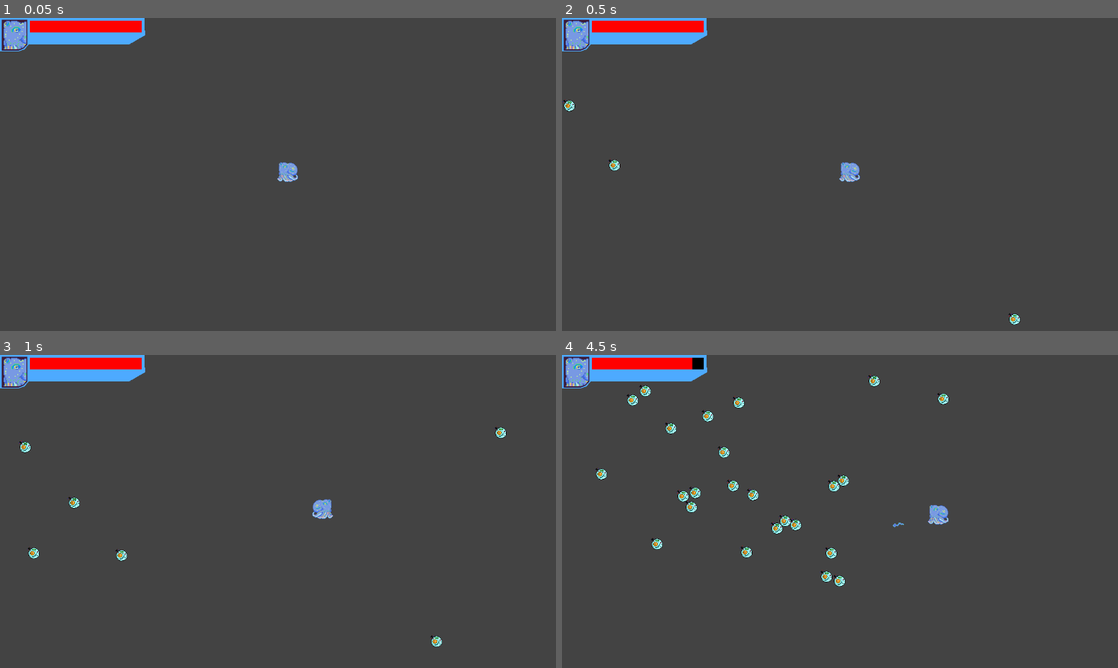
Above: before the commit, frames 1-4 (two rows, left to right).
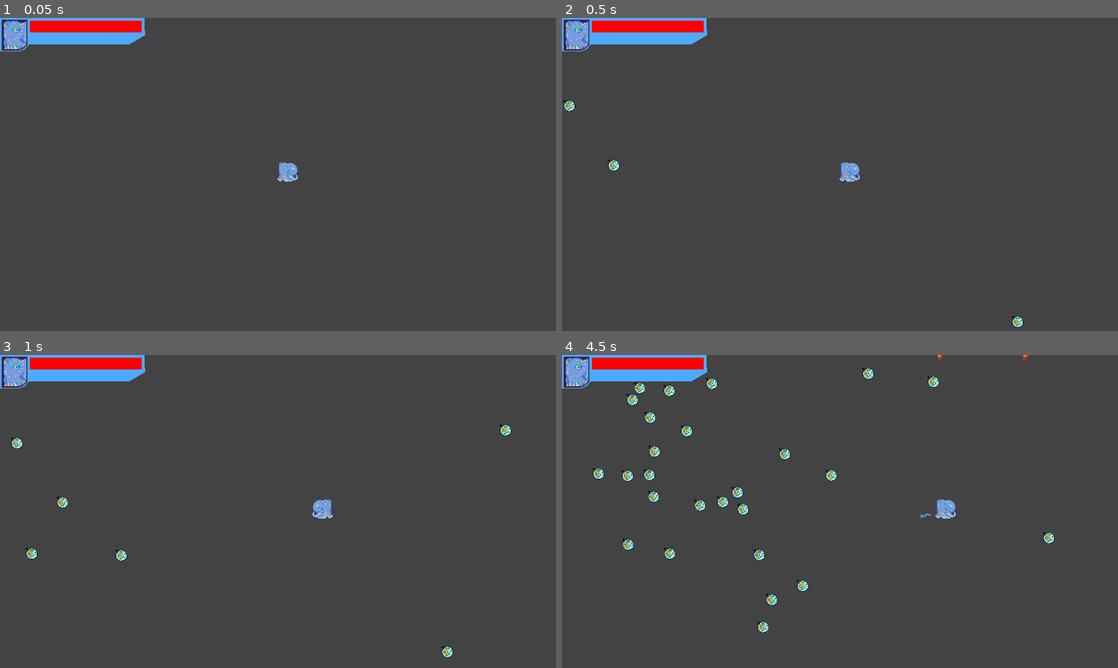
Above: after the commit, the same moments.

Repository: Igonorant/perfect-form
Game: Godot game, scene res://arenas/arena.tscn
Two runs of this game, one before a commit and one after it. Both use one fixed random seed, a clock stepped at 60 frames per second and the inputs below.
Inputs:
- Up to frame 1 (0.05 s): no input
- Up to frame 2 (0.5 s): no input
- Up to frame 3 (1 s): hold Right (move_right) from 0.53 s (still down); tap E (atk_e) at 0.6 s
- Up to frame 4 (4.5 s): release Right (move_right) at 1.28 s; hold Down (move_down) 1.28-2.03 s; tap one key every 0.75 s from 1.35 s: Q (atk_q) R (atk_r) W (atk_w) E (atk_e) Q (atk_q); hold Right (move_right) 2.03-2.78 s; hold Up (move_up) 2.78-3.53 s; hold Left (move_left) from 3.53 s (still down)

Frame 1 is identical in both runs. In frame 2, 0.1% of the frame differs, in the area x 8-83%, y 44-99%; in frame 3, 0.5%; in frame 4, 3.2%, in the area x 5-89%, y 0-89%.

Commit message:
Revert "Update velocity component to have its own resource"
This reverts commit cb794083ac7627aa9caa9871a4573a67e7ccb55e.

Diff:
--- a/characters/enemy.tscn
+++ b/characters/enemy.tscn
@@ -1,21 +1,12 @@
-[gd_scene load_steps=9 format=3 uid="uid://dpg3ryjkfw4dx"]
+[gd_scene load_steps=7 format=3 uid="uid://dpg3ryjkfw4dx"]
 
 [ext_resource type="Script" uid="uid://bwscga8f2qkix" path="res://characters/enemy.gd" id="1_1ohc2"]
 [ext_resource type="Texture2D" uid="uid://ta6vh22jk3wy" path="res://assets/placeholder_enemy.png" id="2_1ohc2"]
 [ext_resource type="PackedScene" uid="uid://dahnogck2kxfx" path="res://components/velocity/velocity_component.tscn" id="2_nhupr"]
 [ext_resource type="PackedScene" uid="uid://c2xqegxfit86j" path="res://components/hurt_box/hurt_box_component.tscn" id="4_ggbst"]
-[ext_resource type="Script" uid="uid://lbar7pylkoib" path="res://components/velocity/velocity_resource.gd" id="4_toq4n"]
 
 [sub_resource type="CircleShape2D" id="CircleShape2D_nhupr"]
 radius = 12.1655
-
-[sub_resource type="Resource" id="Resource_u8tuc"]
-script = ExtResource("4_toq4n")
-max_speed = 100.0
-acceleration = 500.0
-dynamic_friction = 0.0
-static_friction = 0.0
-metadata/_custom_type_script = "uid://lbar7pylkoib"
 
 [sub_resource type="CircleShape2D" id="CircleShape2D_toq4n"]
 radius = 13.1529
@@ -32,7 +23,10 @@
 shape = SubResource("CircleShape2D_nhupr")
 
 [node name="VelocityComponent" parent="." instance=ExtResource("2_nhupr")]
-rsrc = SubResource("Resource_u8tuc")
+velocity_limit = 50.0
+acceleration = 500.0
+dynamic_friction = 2.0
+static_friction = 100.0
 
 [node name="HurtBoxComponent" parent="." instance=ExtResource("4_ggbst")]
 damage = 10.0
--- a/characters/player.tscn
+++ b/characters/player.tscn
@@ -1,9 +1,8 @@
-[gd_scene load_steps=9 format=3 uid="uid://cqtr5u7m31ils"]
+[gd_scene load_steps=8 format=3 uid="uid://cqtr5u7m31ils"]
 
 [ext_resource type="Script" uid="uid://cwclpfp5ha3gj" path="res://characters/player.gd" id="1_onrkg"]
 [ext_resource type="Texture2D" uid="uid://b1rle3pptumof" path="res://assets/spritetopus.png" id="2_i3pqv"]
 [ext_resource type="PackedScene" uid="uid://dahnogck2kxfx" path="res://components/velocity/velocity_component.tscn" id="3_i3pqv"]
-[ext_resource type="Resource" uid="uid://coyvt6naj6q7g" path="res://components/velocity/instances/player.tres" id="4_h1q25"]
 [ext_resource type="PackedScene" uid="uid://b6o5k202plrx7" path="res://components/health/health_component.tscn" id="4_x0jl3"]
 [ext_resource type="PackedScene" uid="uid://cvl0gxgska63" path="res://components/blinking/blinking_component.tscn" id="5_evndh"]
 
@@ -26,7 +25,6 @@
 shape = SubResource("CircleShape2D_hqtel")
 
 [node name="VelocityComponent" parent="." instance=ExtResource("3_i3pqv")]
-rsrc = ExtResource("4_h1q25")
 
 [node name="HealthComponent" parent="." instance=ExtResource("4_x0jl3")]
 
--- a/components/velocity/instances/player.tres
+++ /dev/null
@@ -1,13 +0,0 @@
-[gd_resource type="Resource" script_class="VelocityResource" load_steps=2 format=3 uid="uid://coyvt6naj6q7g"]
-
-[ext_resource type="Script" uid="uid://lbar7pylkoib" path="res://components/velocity/velocity_resource.gd" id="1_taajl"]
-
-[resource]
-script = ExtResource("1_taajl")
-max_speed = 300.0
-acceleration = 1500.0
-dynamic_friction = 3.0
-static_friction = 300.0
-velocity = Vector2(0, 0)
-direction = Vector2(0, 0)
-metadata/_custom_type_script = "uid://lbar7pylkoib"
--- a/components/velocity/instances/projectile.tres
+++ /dev/null
@@ -1,13 +0,0 @@
-[gd_resource type="Resource" script_class="VelocityResource" load_steps=2 format=3 uid="uid://ino1ifpsr74f"]
-
-[ext_resource type="Script" uid="uid://lbar7pylkoib" path="res://components/velocity/velocity_resource.gd" id="1_oxi2o"]
-
-[resource]
-script = ExtResource("1_oxi2o")
-max_speed = 1000.0
-acceleration = 100000.0
-dynamic_friction = 0.0
-static_friction = 0.0
-velocity = Vector2(0, 0)
-direction = Vector2(0, 0)
-metadata/_custom_type_script = "uid://lbar7pylkoib"
--- a/components/velocity/velocity_component.gd
+++ b/components/velocity/velocity_component.gd
@@ -2,44 +2,48 @@
 class_name VelocityComponent
 extends Node
 
-@export var rsrc: VelocityResource
+@export var velocity_limit: float = 300.0 # maximum velocity in pixels/sec
+@export var acceleration: float = 1500.0 # pixels/sec^2
+@export var dynamic_friction: float = 3.0 # deceleration in %/sec (1 means 100%/s)
+@export var static_friction: float = 300.0 # deceleration in pixels/sec^2
 
-## Current velocity vector in pixels/sec
-var _velocity: Vector2 = Vector2.ZERO
-## Current direction vector in pixels/sec
-var _direction: Vector2 = Vector2.ZERO
+var m_velocity: Vector2
+var m_direction: Vector2
+
+
+func _ready() -> void:
+    m_direction = Vector2.ZERO
+
 
 func _process(delta: float) -> void:
     # Apply friction to both components
-    _velocity.x = _add_friction(_velocity.x, delta)
-    _velocity.y = _add_friction(_velocity.y, delta)
+    m_velocity = Vector2(_add_friction(m_velocity.x, delta), _add_friction(m_velocity.y, delta))
 
     # Accelerate if there is a direction input
-    if !_direction.is_zero_approx():
-        _velocity += _direction.normalized() * (rsrc.acceleration * delta)
+    if !m_direction.is_zero_approx():
+        m_velocity += m_direction.normalized() * (acceleration * delta)
 
     # Clamp velocity within limits
-    _velocity = _velocity.limit_length(rsrc.max_speed)
+    m_velocity = m_velocity.limit_length(velocity_limit)
 
 
 func _add_friction(velocity_axis: float, delta: float) -> float:
-    var velocity_decrement: float = rsrc.static_friction * delta
+    var velocity_decrement: float = static_friction * delta
 
     # Avoids oscilations in velocity when deceleration would invert velocity sign
     if abs(velocity_axis) < velocity_decrement:
         return 0.0
 
     # Apply dynamic and static friction
-    velocity_axis *= (1.0 - rsrc.dynamic_friction * delta)
+    velocity_axis *= (1.0 - dynamic_friction * delta)
     velocity_axis -= sign(velocity_axis) * velocity_decrement
 
     return velocity_axis
 
 
-func set_direction(direction: Vector2) -> void: _direction = direction
+func set_direction(direction: Vector2) -> void:
+    m_direction = direction
 
-func get_direction() -> Vector2: return _direction
 
-func set_velocity(velocity: Vector2) -> void: _velocity = velocity
-
-func get_velocity() -> Vector2: return _velocity
+func get_velocity() -> Vector2:
+    return m_velocity
--- a/components/velocity/velocity_resource.gd
+++ /dev/null
@@ -1,12 +0,0 @@
-@icon("res://assets/icons/boots.png")
-class_name VelocityResource
-extends Resource
-
-## Maximum speed in pixels/sec
-@export var max_speed: float = 300.0
-## Acceleration in pixels/sec^2
-@export var acceleration: float = 1500.0
-## Deceleration in %/sec (1 means 100%/s)
-@export var dynamic_friction: float = 3.0
-## Deceleration in pixels/sec^2
-@export var static_friction: float = 300.0
--- a/components/velocity/velocity_resource.tres
+++ /dev/null
@@ -1,7 +0,0 @@
-[gd_resource type="Resource" script_class="VelocityResource" load_steps=2 format=3 uid="uid://bjnwwcpjr4p2s"]
-
-[ext_resource type="Script" uid="uid://lbar7pylkoib" path="res://components/velocity/velocity_resource.gd" id="1_1tdhp"]
-
-[resource]
-script = ExtResource("1_1tdhp")
-metadata/_custom_type_script = "uid://lbar7pylkoib"
--- a/test_stuff/projectile.gd
+++ b/test_stuff/projectile.gd
@@ -17,7 +17,8 @@
     position = m_spawn_position
     rotation = m_spawn_direction.angle()
     c_velocity.set_direction(m_spawn_direction)
-    c_velocity.set_velocity(m_spawn_direction.normalized() * speed)
+    c_velocity.velocity_limit = speed
+    c_velocity.m_velocity = m_spawn_direction.normalized() * speed
     m_effect = get_node_or_null("ShakingLightningEffect")
     if (m_effect):
         m_effect.rotation = randf_range(0.0, TAU)
--- a/test_stuff/projectile.tscn
+++ b/test_stuff/projectile.tscn
@@ -1,11 +1,10 @@
-[gd_scene load_steps=10 format=3 uid="uid://ctbnto7f4ovr7"]
+[gd_scene load_steps=9 format=3 uid="uid://ctbnto7f4ovr7"]
 
 [ext_resource type="Script" uid="uid://q5868nlellyn" path="res://test_stuff/projectile.gd" id="1_dgwo2"]
 [ext_resource type="Texture2D" uid="uid://jm4emo7kt814" path="res://assets/poderzin.png" id="1_qxf0c"]
 [ext_resource type="PackedScene" uid="uid://8vfq3sh7p24k" path="res://effects/shaking_lightning_effect.tscn" id="2_7c74f"]
 [ext_resource type="Script" uid="uid://djmqb2cpcmfek" path="res://components/velocity/velocity_component.gd" id="2_dgwo2"]
 [ext_resource type="PackedScene" uid="uid://c2xqegxfit86j" path="res://components/hurt_box/hurt_box_component.tscn" id="4_4mxer"]
-[ext_resource type="Resource" uid="uid://ino1ifpsr74f" path="res://components/velocity/instances/projectile.tres" id="4_hlvr6"]
 
 [sub_resource type="CircleShape2D" id="CircleShape2D_sxmqc"]
 radius = 11.0114
@@ -28,7 +27,7 @@
 
 [node name="VelocityComponent" type="Node" parent="."]
 script = ExtResource("2_dgwo2")
-rsrc = ExtResource("4_hlvr6")
+acceleration = 0.0
 metadata/_custom_type_script = "uid://djmqb2cpcmfek"
 
 [node name="Life" type="Timer" parent="."]
--- a/test_stuff/projectile_burst.tscn
+++ b/test_stuff/projectile_burst.tscn
@@ -1,7 +1,6 @@
-[gd_scene load_steps=32 format=3 uid="uid://dq72r18ypbkjh"]
+[gd_scene load_steps=31 format=3 uid="uid://dq72r18ypbkjh"]
 
 [ext_resource type="Script" uid="uid://ni1m0he31yf1" path="res://test_stuff/projectile_burst.gd" id="1_8vnhb"]
-[ext_resource type="Resource" uid="uid://ino1ifpsr74f" path="res://components/velocity/instances/projectile.tres" id="3_i86pm"]
 [ext_resource type="Script" uid="uid://djmqb2cpcmfek" path="res://components/velocity/velocity_component.gd" id="3_xl8h3"]
 [ext_resource type="PackedScene" uid="uid://c2xqegxfit86j" path="res://components/hurt_box/hurt_box_component.tscn" id="4_fse1d"]
 [ext_resource type="Texture2D" uid="uid://cpfy3yyct3kio" path="res://assets/fireburst-Sheet.png" id="4_l80lp"]
@@ -207,7 +206,7 @@
 
 [node name="VelocityComponent" type="Node" parent="."]
 script = ExtResource("3_xl8h3")
-rsrc = ExtResource("3_i86pm")
+acceleration = 30000.0
 metadata/_custom_type_script = "uid://djmqb2cpcmfek"
 
 [node name="Life" type="Timer" parent="."]
--- a/test_stuff/projectile_zap.gd
+++ b/test_stuff/projectile_zap.gd
@@ -5,7 +5,7 @@
 
 
 func _on_change_direction_timer_timeout() -> void:
-    var new_dir = c_velocity.get_direction() + Vector2(randf_range(max_variation, -max_variation), randf_range(max_variation, -max_variation))
+    var new_dir = c_velocity.m_direction + Vector2(randf_range(max_variation, -max_variation), randf_range(max_variation, -max_variation))
     new_dir = new_dir.normalized()
     c_velocity.set_direction(new_dir)
     rotation = new_dir.angle()
--- a/test_stuff/projectile_zap.tscn
+++ b/test_stuff/projectile_zap.tscn
@@ -1,10 +1,9 @@
-[gd_scene load_steps=12 format=3 uid="uid://b2u66xa2rrt58"]
+[gd_scene load_steps=11 format=3 uid="uid://b2u66xa2rrt58"]
 
 [ext_resource type="Script" uid="uid://8hm1g75fx00r" path="res://test_stuff/projectile_zap.gd" id="1_qqbiv"]
 [ext_resource type="Texture2D" uid="uid://cgcr7jhfjf11j" path="res://assets/spermatozoa-sheet.png" id="2_4t2lt"]
 [ext_resource type="Script" uid="uid://djmqb2cpcmfek" path="res://components/velocity/velocity_component.gd" id="3_mvqps"]
 [ext_resource type="PackedScene" uid="uid://c2xqegxfit86j" path="res://components/hurt_box/hurt_box_component.tscn" id="4_sls52"]
-[ext_resource type="Resource" uid="uid://ino1ifpsr74f" path="res://components/velocity/instances/projectile.tres" id="4_v3pn4"]
 
 [sub_resource type="CapsuleShape2D" id="CapsuleShape2D_4t2lt"]
 radius = 3.0
@@ -58,7 +57,10 @@
 
 [node name="VelocityComponent" type="Node" parent="."]
 script = ExtResource("3_mvqps")
-rsrc = ExtResource("4_v3pn4")
+velocity_limit = 450.0
+acceleration = 30000.0
+dynamic_friction = 0.0
+static_friction = 0.0
 metadata/_custom_type_script = "uid://djmqb2cpcmfek"
 
 [node name="Life" type="Timer" parent="."]
Not shown, removed: components/velocity/velocity_resource.gd.uid
